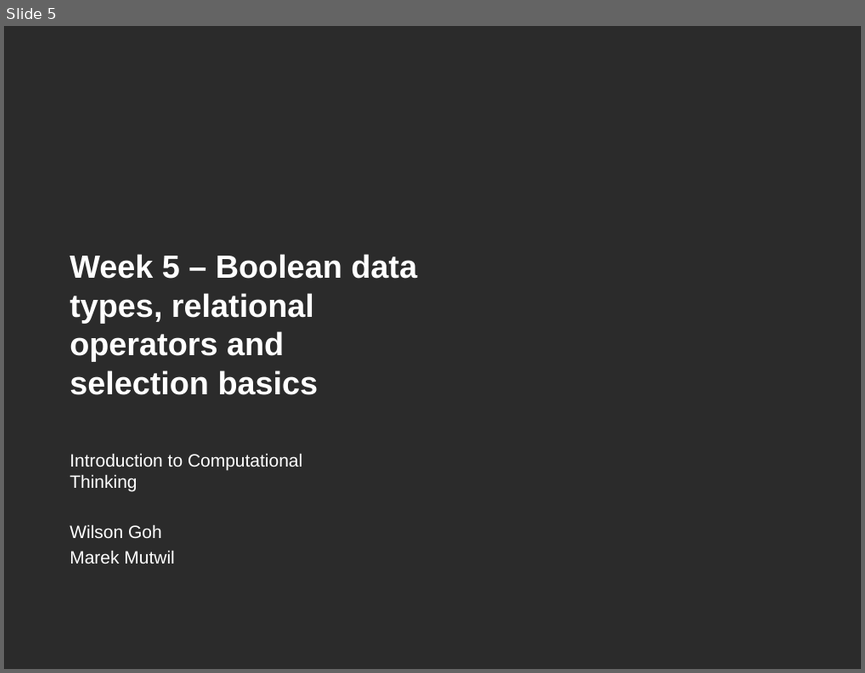
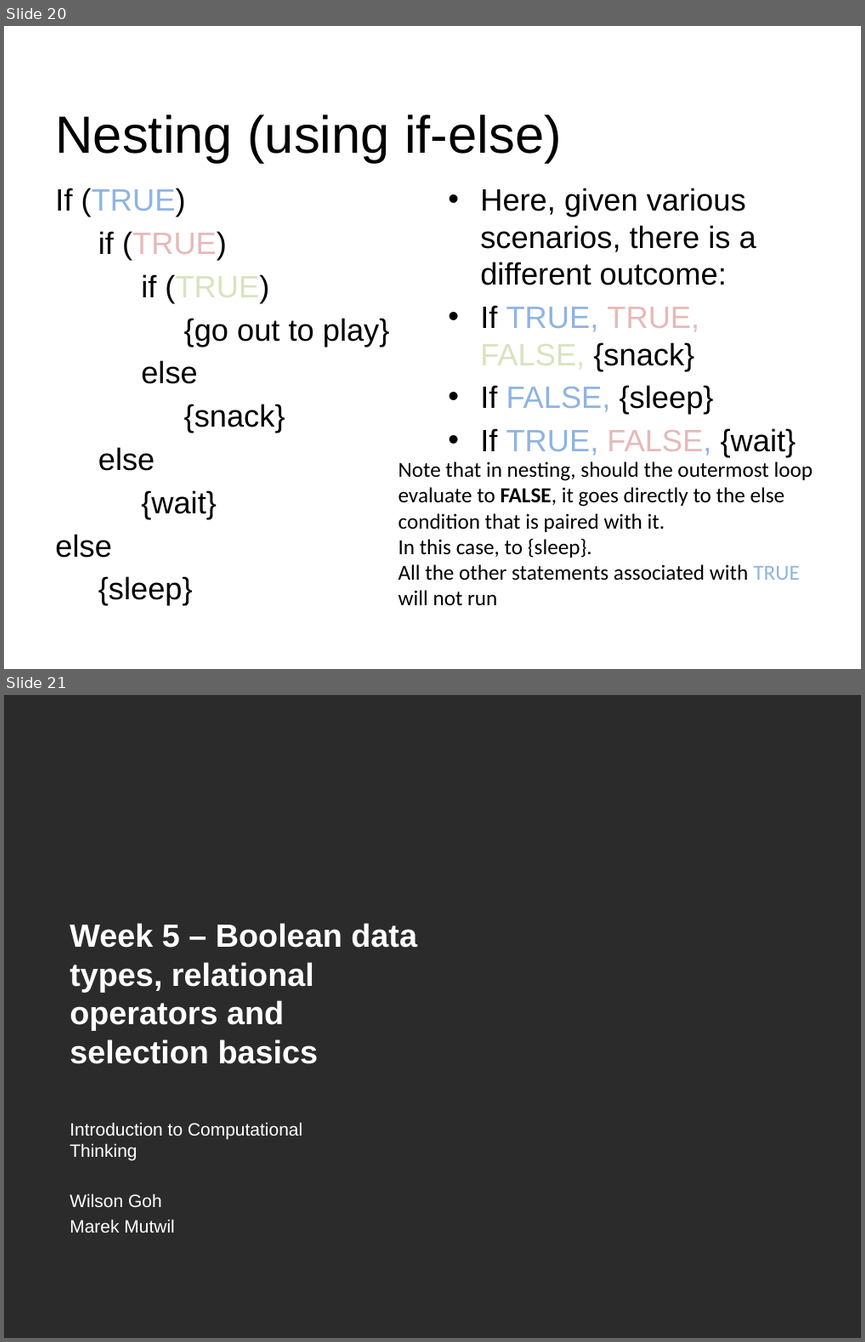
Before and after one commit to gohwils/biodatascience, a slide deck: BS1009/Week5_Tut_OperatorsSelection_sol_slides.pptx. Shown one above the other, each under a label of ours: slide 5 before the commit, slides 20 and 21 after it. The pictures are 865x673 and 865x1342 pixels, drawn with LibreOffice and Linux fonts; fonts in the diff are those of the drawing; background and template pictures are left out; a plain dark background stands for a picture behind light text. Boxes give left, top, right and bottom in pixels: in the first picture for what was removed or moved away, otherwise in the second. Text is boxed around its words. In the diff, an @@ line names an element or a change of style, - is before the commit and + after.

```diff
--- a/BS1009/Week5_Tut_OperatorsSelection_sol_slides.pptx
+++ b/BS1009/Week5_Tut_OperatorsSelection_sol_slides.pptx
@@ slide 20 added at (4, 26, 861, 669), background #FFFFFF @@
@@ title added at (55, 114, 562, 163), 44 pt, text #000000 @@
+Nesting (using if-else)
@@ text added at (55, 188, 390, 605), 25.9 pt, text #000000 @@
+If (TRUE)
+if (TRUE)
+if (TRUE)
+{go out to play}
+else
+{snack}
+else
+{wait}
+else
+{sleep}
@@ text added at (480, 188, 796, 457), 25.9 pt, text #000000 @@
+• Here, given various scenarios, there is a different outcome:
+• If TRUE, TRUE, FALSE, {snack}
+• If FALSE, {sleep}
+• If TRUE, FALSE, {wait}
@@ text added at (398, 461, 813, 605), 18 pt, text #000000 @@
+Note that in nesting, should the outermost loop evaluate to FALSE, it goes directly to the else condition that is paired with it.
+In this case, to {sleep}.
+All the other statements associated with TRUE will not run
@@ what was slide 5 is now slide 21 @@
```
Also in this commit, not shown: 1 slide changed, 20 other slides added.
